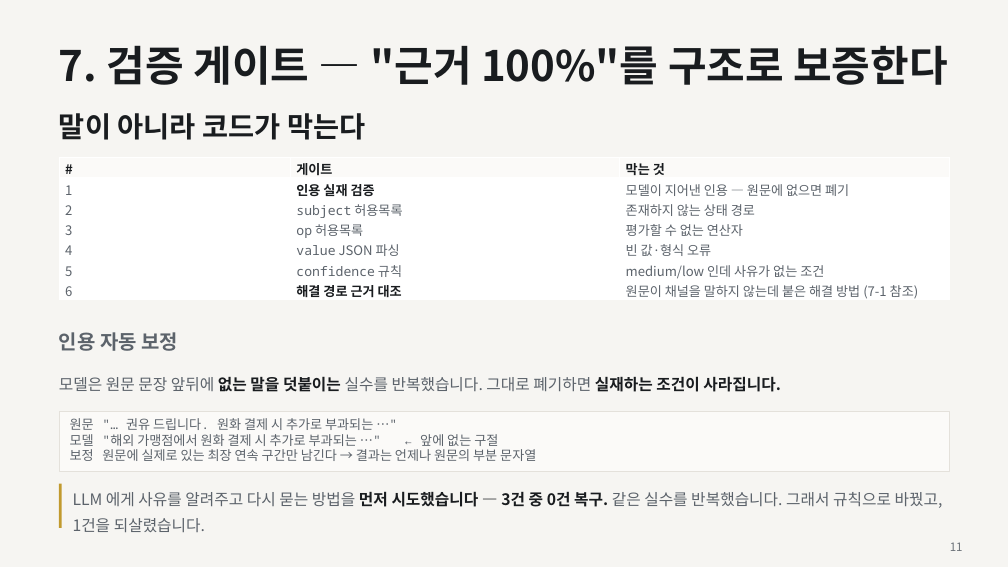
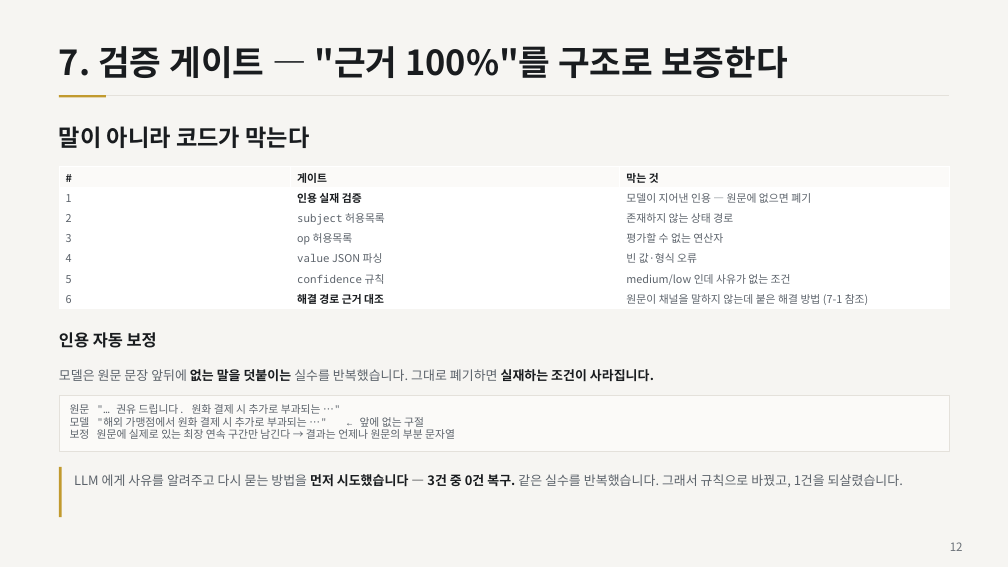
Before and after one commit to ChoHyeonChan/kb-ai-challenge-2026, a slide deck: slide 12 of docs/기술설명서.pptx (slide 11 before the commit). Drawn at 1008x567 pixels with LibreOffice and Linux fonts; fonts in the diff are those of the drawing. Boxes give left, top, right and bottom in pixels: in the first picture for what was removed or moved away, otherwise in the second. Text is boxed around its words. In the diff, an @@ line names an element or a change of style, - is before the commit and + after.

```diff
--- a/docs/기술설명서.pptx
+++ b/docs/기술설명서.pptx
@@ text "7. 검증 게이트 — "근거 ..." at (59, 46, 788, 78): size 40 to 32.8 pt; line spacing 1 to 1.05 @@
@@ rectangle added at (59, 95, 949, 96), fill #E4E1DB @@
@@ rectangle added at (59, 95, 106, 98), fill #C19A2E @@
@@ text "말이 아니라 코드가 막는다": place and size @@
-text "말이 아니라 코드가 막는다" at (59, 113, 365, 140)
+text "말이 아니라 코드가 막는다" at (59, 126, 309, 148)
@@ text "말이 아니라 코드가 막는다" at (59, 126, 309, 148): size 27 to 22.1 pt; line spacing 1 to 1.05 @@
@@ table at (59, 167, 950, 309) @@
@@ size 12.5 to 10.2 pt @@
@@ table: place and size @@
-table at (59, 157, 950, 303)
+table at (59, 167, 950, 309)
@@ text "인용 자동 보정" at (59, 332, 157, 348): size 19 to 15.6 pt, text colour #5C636B to #191C1F; line spacing 1 to 1.05 @@
@@ text "모델은 원문 문장 앞뒤에 없는 ..." at (59, 369, 654, 381): size 15 to 12.3 pt @@
@@ rectangle "원문 "… 권유 드립니다. 원화 ...": place and size @@
-rectangle "원문 "… 권유 드립니다. 원화 ..." at (59, 411, 949, 472)
+rectangle "원문 "… 권유 드립니다. 원화 ..." at (59, 395, 949, 451)
@@ rectangle "원문 "… 권유 드립니다. 원화 ..." at (59, 395, 949, 451): size 12.5 to 10.2 pt @@
@@ rectangle: place and size @@
-rectangle at (59, 484, 62, 529)
+rectangle at (59, 467, 62, 517)
@@ text "LLM 에게 사유를 알려주고 다시 ...": place and size @@
-text "LLM 에게 사유를 알려주고 다시 ..." at (73, 491, 943, 532)
+text "LLM 에게 사유를 알려주고 다시 ..." at (74, 474, 903, 487)
@@ text "LLM 에게 사유를 알려주고 다시 ..." at (74, 474, 903, 487): size 15 to 12.3 pt; line spacing 1.35 to 1.4 @@
@@ text at (950, 542, 963, 551): text changed @@
-11
+12
```
Also in this commit, not shown: 33 other slides changed, 3 slides added, 1 slide removed, 2 other files.
